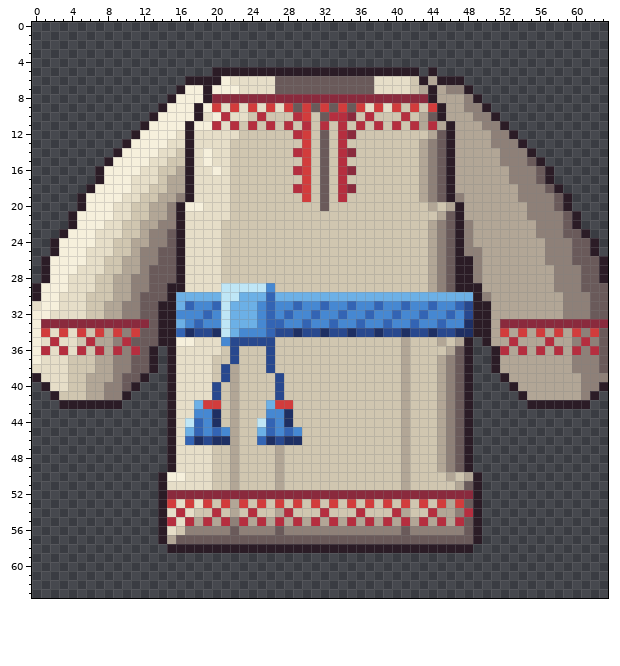
Two versions of one pixel-art file, aseprite-source/v3/art-wear-concepts/EE/coat-3-red-stitch-linen-smock.aseprite. Above, as it was before the edit.
64x64 pixels, 1 frame.
Once edited:
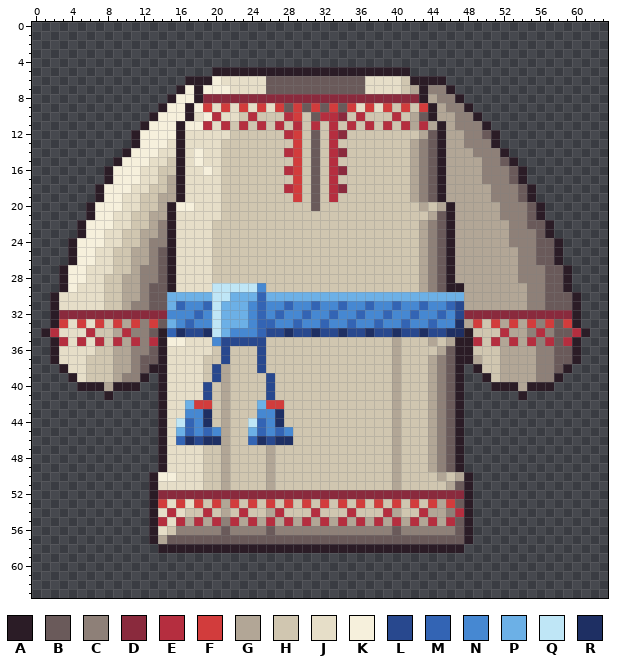
Palette (. is transparent): A #2b1c26  B #6a5a5a  C #8e8078  D #8a2a3d  E #b52e3f  F #d23c3c  G #b2a696  H #d0c6b0  J #e6dec8  K #f6f0dc  L #28488e  M #3364b4  N #4688d2  P #6cb0e6  Q #bfe6f6  R #1e2f63
From old to new:
y 5: x 42 A -> .; x 44 A -> .
y 6: x 20..21 AK -> KJ; x 26 J -> B; x 37 B -> J; x 41..42 JH -> HA; x 44 G -> A; x 46..47 AA -> ..
y 7: x 18..19 KA -> AK; x 22 K -> J; x 26 J -> B; x 37 B -> J; x 41..48 JHGAGCCA -> HGACCA..
y 8: x 18..19 KA -> AD; x 43..49 DAGGGCA -> AGCCA..
y 9: x 17..50 KAKFJFJFJFJFBFBFBFBFJFJFHFHFAGGCCA -> AKFJFJFJFJFBFBFBFBFJFJFHFHFAGCCA..
y 10: x 17..21 KAJKE -> AJKEJ; x 23..25 JHE -> HEH; x 28..32 HEFHB -> EFHBE; x 34..37 EDHE -> DHEH; x 40..45 HEHGBA -> EHGBAG; x 47..51 GGCCA -> CCA..
y 11: x 16..17 KA -> AK; x 19..52 KEJEHEHEHEHEHEHEHEHEHEHEGEGAGGGCCA -> EJEHEHEHEHEHEHEHEHEHEHEGEGAGCCCA..
y 12: x 16..17 JA -> AJ; x 22 J -> H; x 28..35 HEFHBHED -> EFHBHEDH; x 43..46 HGBA -> GBAG; x 48..53 GGGCCA -> CCBA..
y 13: x 10..11 AK -> .A; x 16..17 JA -> AJ; x 21 J -> H; x 29..34 HFHBHE -> FHBHEH; x 42..46 HGCBA -> GCBAG; x 48..54 GGGCCCA -> CCCA...
y 14: x 9..10 AK -> .A; x 16..19 HAJK -> AJKJ; x 21 J -> H; x 28..35 HEFHBHED -> EFHBHEDH; x 42..46 HGCBA -> GCBAG; x 49..55 GGGCCCA -> CCCA...
y 15: x 8..9 AK -> .A; x 16..19 HAJK -> AJKJ; x 21 J -> H; x 29..34 HFHBHE -> FHBHEH; x 42..46 HGCBA -> GCBAG; x 50..56 GGCCCBA -> CCBA...
y 16: x 7..8 AK -> .A; x 16..17 GA -> AJ; x 19..21 JKJ -> KJH; x 28..35 HEFHBHED -> EFHBHEDH; x 42..46 HGCBA -> GCBAG; x 50..57 GGGCCCBA -> CCCBA...
y 17: x 7..8 AK -> .A; x 11 J -> K; x 16..17 GA -> AJ; x 21 J -> H; x 29..34 HFHBHE -> FHBHEH; x 42..46 HGCBA -> GCBAG; x 50..57 GGGCCCBA -> CCCBA...
y 18: x 6..7 AK -> .A; x 16..17 GA -> AJ; x 21 J -> H; x 28..35 HEFHBHED -> EFHBHEDH; x 42..46 HGCBA -> GCBAG; x 51..58 GGGCCCBA -> CCCBA...
y 19: x 5..7 AKK -> ..A; x 16..17 CA -> AJ; x 21 J -> H; x 29..34 HFHBHE -> FHBHEH; x 42..47 HGCBAC -> GCBAGG; x 51..59 GGGCCCCBA -> CCCBA....
y 20: x 5..6 AK -> .A; x 9 J -> K; x 11 H -> J; x 13 G -> H; x 15..16 CA -> AK; x 18 K -> J; x 21 J -> H; x 31..32 HB -> BH; x 43..47 HGHGA -> GHGAG; x 52..59 GGGCCCBA -> CCCBA...
y 21: x 4..6 AKK -> ..A; x 15..16 CA -> AJ; x 21 J -> H; x 44..47 HGBA -> GBAG; x 52..60 GGGCCCCBA -> CCCBA....
y 22: x 4..5 AK -> .A; x 8 J -> K; x 10 H -> J; x 12 G -> H; x 15..16 CA -> AJ; x 20 J -> H; x 43..48 HGCBAC -> GCBAGG; x 53..60 GGGCCCBA -> CCBBA...
y 23: x 3..5 AKK -> ..A; x 7 J -> K; x 13 C -> G; x 15..16 BA -> AJ; x 20 J -> H; x 43..48 HGCBAC -> GCBAGG; x 53..61 GGGCCCBBA -> CCCBA....
y 24: x 2..4 AKK -> ..A; x 7 J -> K; x 9 H -> J; x 11 G -> H; x 15..16 BA -> AJ; x 20 J -> H; x 43..48 HGCBAC -> GCBAGG; x 53..62 GGGGCCCBBA -> CCCBBA....
y 25: x 2..4 AKK -> ..A; x 6 J -> K; x 12 C -> G; x 15..16 BA -> AJ; x 20 J -> H; x 43..49 HGCBACC -> GCBAGGG; x 54..62 GGGCCCBBA -> CCBBA....
y 26: x 1..4 AKKK -> ...A; x 6 J -> K; x 8 H -> J; x 10 G -> H; x 12 C -> G; x 15..16 BA -> AJ; x 20 J -> H; x 43..49 HGCBAAC -> GCBAGGG; x 54..63 GGGCCCBBBA -> CCBBA.....
y 27: x 1..3 AKK -> ..A; x 5 J -> K; x 8 H -> J; x 10 G -> H; x 13 B -> C; x 15..16 BA -> AJ; x 20 J -> H; x 43..49 HGCBAAC -> GCBAGGG; x 54..63 GGGGCCCBBA -> CCCBBA....
y 28: x 1..5 AKKJJ -> ..AKK; x 7 H -> J; x 9 G -> H; x 11 C -> G; x 13 B -> C; x 15..16 BA -> AJ; x 20 J -> H; x 43..49 HGCBAAC -> GCBAGGG; x 54..63 GGGGCCCBBA -> CCCBBA....
y 29: x 0..4 AKKKJ -> ...AK; x 7 H -> J; x 9 G -> H; x 11 C -> G; x 16 A -> J; x 20 J -> Q; x 25..26 QN -> NH; x 43..46 HGCB -> GCBA; x 48..49 AA -> GG; x 55..63 GGGCCCBBB -> CCBBA....
y 30: x 0..2 AKK -> ..A; x 6..7 HH -> JJ; x 9 G -> H; x 11..12 CB -> GC; x 15 A -> P; x 20 P -> Q; x 22 Q -> P; x 25..26 PM -> MP; x 48..50 PAC -> GGG; x 55..63 GGGGCCCBB -> CCBBBA...
y 31: x 0..2 JKK -> ..A; x 6..10 HHGGC -> JJHHG; x 12 B -> C; x 14..17 AAPM -> BPMN; x 19..21 NMQ -> MQP; x 24..26 PNM -> NMN; x 28..29 NM -> MN; x 31..32 NM -> MN; x 34..35 NM -> MN; x 37..38 NM -> MN; x 40..41 NM -> MN; x 43..44 NM -> MN; x 46..50 NMLAA -> MLGGG; x 55..63 GGGGCCCBB -> CCBBBA...
y 32: x 0..15 KKJJJJHHGGCCBBAA -> ..ADDDDDDDDDDDDN; x 18..21 NMNQ -> MNQP; x 24..28 PNMNM -> NMNMN; x 30..31 NM -> MN; x 33..34 NM -> MN; x 36..37 NM -> MN; x 39..40 NM -> MN; x 42..43 NM -> MN; x 45..63 NMNLAAGGGGGGGGCCCBB -> MNLDDDDDDDDDDDDA...
y 33: x 0..18 KDDDDDDDDDDDDBAAPNM -> ..AFJFJFHFGFCFBPNMN; x 20..21 NQ -> QP; x 24..25 PN -> NM; x 27 M -> N; x 29..30 NM -> MN; x 32..33 NM -> MN; x 35..36 NM -> MN; x 38..39 NM -> MN; x 41..42 NM -> MN; x 44..45 NM -> MN; x 47..63 NRAAGDDDDDDDDDDDD -> RGFHFGFGFCFBFA...
y 34: x 0..3 KFJF -> .AEJ; x 5..12 FHFGFCFB -> JEHHGECC; x 15..17 AMR -> MRL; x 19..22 LRQP -> RQPN; x 25..26 NM -> ML; x 28..29 LR -> RL; x 31..32 LR -> RL; x 34..35 LR -> RL; x 37..38 LR -> RL; x 40..41 LR -> RL; x 43..44 LR -> RL; x 46 L -> R; x 48..52 RAAGF -> AHHHE; x 54..63 FGFGFGFCFB -> GCECBBEA..
y 35: x 0..3 KJEJ -> ..AE; x 5..13 HEGGCEBBB -> EJEHEGECE; x 15 A -> K; x 17 K -> J; x 20..21 JN -> NL; x 26 L -> H; x 40..41 HG -> GH; x 44..47 HGHG -> GHGA; x 49..51 .AG -> EHE; x 55..56 GG -> EC; x 58..63 GGCECB -> BEA...
y 36: x 0..3 KEJE -> ..AJ; x 5..15 EHEGECEBA.A -> JJHHGGCCBAJ; x 20..22 JHL -> HLH; x 25..26 HL -> LH; x 40..41 HG -> GH; x 45..47 HGB -> GBA; x 49..52 ..AE -> HHHG; x 54 E -> G; x 56..63 EGEGECEB -> CCBBA...
y 37: x 0..2 KJJ -> ..A; x 4..5 HH -> JJ; x 7..11 GGCCB -> HHGGC; x 13..15 A.A -> BAJ; x 19 J -> H; x 21..22 HL -> LH; x 25..26 HL -> LH; x 40..41 HG -> GH; x 44..47 HGCB -> GCBA; x 49..51 ..A -> GHH; x 56..63 GGGGCCCB -> CCBBA...
y 38: x 0..5 JJJJHH -> ...AJJ; x 7..11 GGCCB -> HHGGC; x 14..15 .A -> AJ; x 19..22 JHLG -> HLGH; x 25..26 HL -> LH; x 40..41 HG -> GH; x 44..51 HGCBA..A -> GCBA.AHH; x 56..63 GGGGCCCB -> CCBA....
y 39: x 0..11 AJJJHHGGGCBB -> ....AJHHHGCC; x 14..15 .A -> AJ; x 19..22 JHLG -> HLGH; x 26..27 HL -> LH; x 40..41 HG -> GH; x 44..48 HGCBA -> GCBA.; x 50..52 ..A -> AHG; x 56..63 GGGGGCCC -> CCA.....
y 40: x 1..10 AJJHHGGCCB -> ....AAAGAA; x 14..15 .A -> AJ; x 19..22 JLHG -> LHGH; x 26..27 HL -> LH; x 40..41 HG -> GH; x 44..48 HGCBA -> GCBA.; x 51..52 .. -> AA; x 55..63 GGGGGGCCA -> AAA......
y 41: x 2..10 AHHHGGCCA -> ......A..; x 14..15 .A -> AJ; x 19..22 JLHG -> LHGH; x 26..27 HL -> LH; x 40..41 HG -> GH; x 44..48 HGCBA -> GCBA.; x 55..62 GGGGGGCA -> ........
y 42: x 3..9 AAAAAAA -> .......; x 14..15 .A -> AJ; x 17..18 JP -> PF; x 20..22 FHG -> HGH; x 25..26 HP -> PF; x 28 F -> H; x 40..41 HG -> GH; x 44..48 HGCBA -> GCBA.; x 55..61 AAAAAAA -> .......
y 43: x 14..15 .A -> AJ; x 17 J -> N; x 19..22 NRHG -> RHGH; x 25 H -> N; x 27..28 NR -> RH; x 40..41 HG -> GH; x 44..48 HGCBA -> GCBA.
y 44: x 14..22 .AJQMNRHG -> AJQMNRHGH; x 24..28 HQMNR -> QMNRH; x 40..41 HG -> GH; x 44..48 HGCBA -> GCBA.
y 45: x 14..22 .AJPMNMNG -> AJPMNMNGH; x 24..29 HPMNMN -> PMNMNH; x 40..41 HG -> GH; x 44..48 HGCBA -> GCBA.
y 46: x 14..19 .AJMRL -> AJMRLR; x 21..22 RG -> GH; x 24..27 HMRL -> MRLR; x 29 R -> H; x 40..41 HG -> GH; x 44..48 HGCBA -> GCBA.
y 47..49: x 14..15 .A -> AJ; x 19 J -> H; x 21..22 HG -> GH; x 26..27 HG -> GH; x 40..41 HG -> GH; x 44..48 HGCBA -> GCBA.
y 50: x 13..14 .A -> AK; x 16 K -> J; x 19 J -> H; x 21..22 HG -> GH; x 26..27 HG -> GH; x 40..41 HG -> GH; x 45..49 HGHGA -> GHGA.
y 51: x 13..14 .A -> AJ; x 19 J -> H; x 21..22 HG -> GH; x 26..27 HG -> GH; x 40..41 HG -> GH; x 46..49 HGBA -> GBA.
y 52: x 13..14 .A -> AD; x 48..49 DA -> A.
y 53: x 13..49 .AFJFJFHFGFHFHFHFHFHFHFHFHFHFHFHFGFBA -> AFJFJFHFGFHFHFHFHFHFHFHFHFHFHFHFGFBA.
y 54: x 13..17 .AJEJ -> AJEJH; x 19..24 HEHGHE -> EHGHEH; x 26..28 HGE -> GEH; x 31..32 HE -> EH; x 35..36 HE -> EH; x 39..41 HEG -> EGH; x 43..44 HE -> EG; x 46..49 GCEA -> CEA.
y 55: x 13..49 .AEJEGEGECEGEGEGEGEGEGEGEGEGEGEGEGEBA -> AEJEGEGECEGEGEGEGEGEGEGEGEGEGEGEGEBA.
y 56: x 13..16 .AJH -> AJHC; x 21..22 CB -> BC; x 26..27 CB -> BC; x 40..41 CB -> BC; x 47..49 CBA -> BA.
y 57: x 13..15 .AG -> AGB; x 48..49 BA -> A.
y 58: x 14 . -> A; x 48 A -> .
